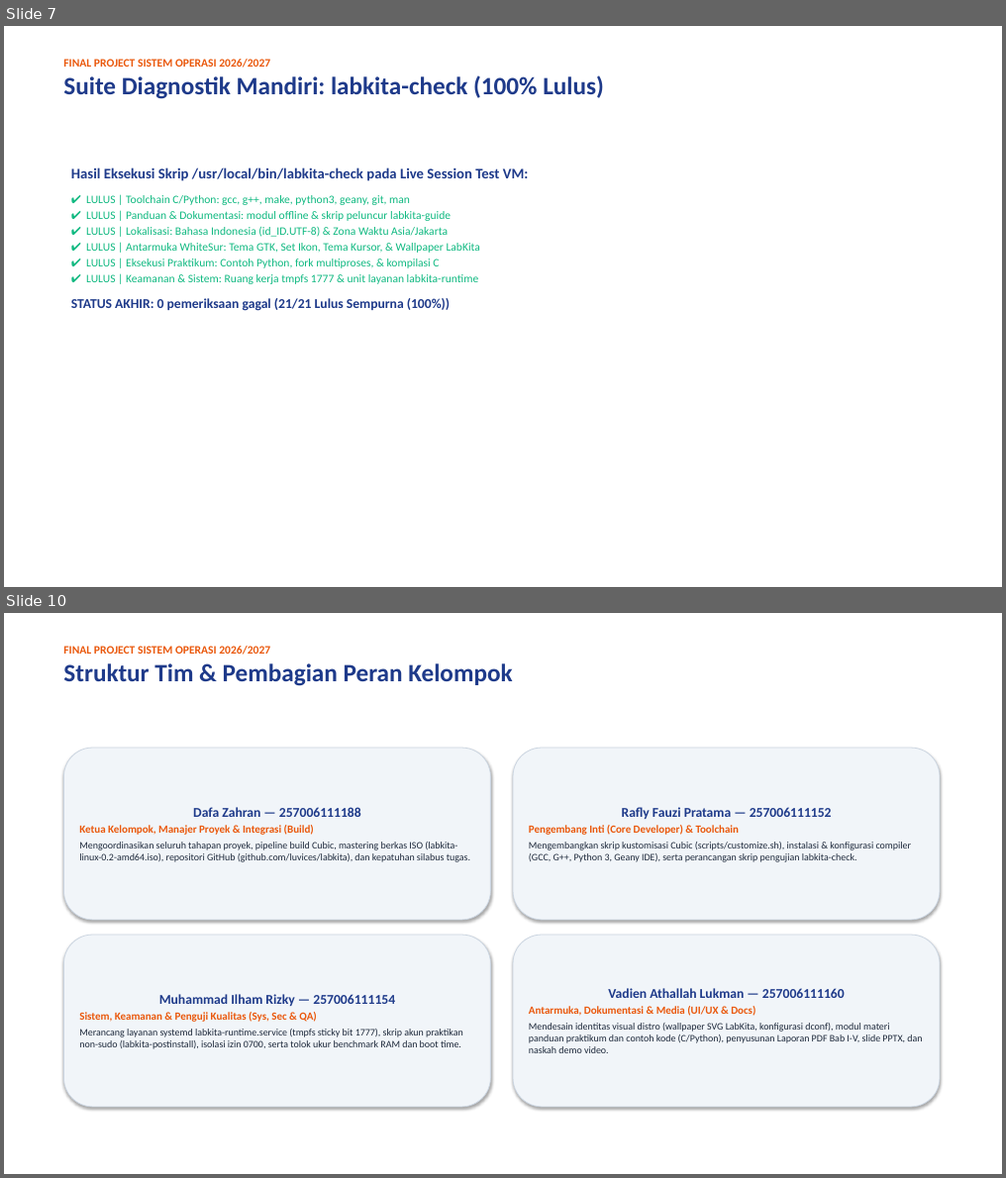
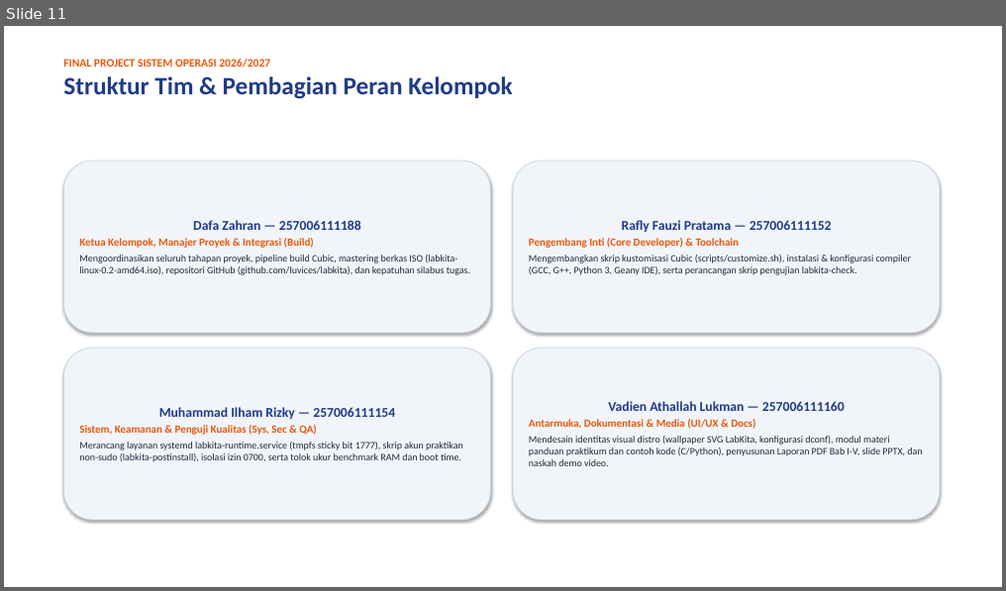
Before and after one commit to luvices/labkita, a slide deck: docs/presentation/labkita-presentation.pptx. Shown one above the other, each under a label of ours: slides 7 and 10 before the commit, slide 11 after it; the slides between them are not shown. The pictures are 1006x1178 and 1006x591 pixels, drawn with LibreOffice and Linux fonts; fonts in the diff are those of the drawing. Boxes give left, top, right and bottom in pixels: in the first picture for what was removed or moved away, otherwise in the second. Text is boxed around its words. In the diff, an @@ line names an element or a change of style, - is before the commit and + after.

```diff
--- a/docs/presentation/labkita-presentation.pptx
+++ b/docs/presentation/labkita-presentation.pptx
@@ slide 7 removed at [4, 26, 1002, 587], background #FFFFFF @@
@@ text removed at [63, 59, 604, 99] @@
-FINAL PROJECT SISTEM OPERASI 2026/2027
-Suite Diagnostik Mandiri: labkita-check (100% Lulus)
@@ text removed at [71, 168, 529, 311] @@
-Hasil Eksekusi Skrip /usr/local/bin/labkita-check pada Live Session Test VM:
-✔ LULUS | Toolchain C/Python: gcc, g++, make, python3, geany, git, man
-✔ LULUS | Panduan & Dokumentasi: modul offline & skrip peluncur labkita-guide
-✔ LULUS | Lokalisasi: Bahasa Indonesia (id_ID.UTF-8) & Zona Waktu Asia/Jakarta
-✔ LULUS | Antarmuka WhiteSur: Tema GTK, Set Ikon, Tema Kursor, & Wallpaper LabKita
-✔ LULUS | Eksekusi Praktikum: Contoh Python, fork multiproses, & kompilasi C
-✔ LULUS | Keamanan & Sistem: Ruang kerja tmpfs 1777 & unit layanan labkita-runtime
-STATUS AKHIR: 0 pemeriksaan gagal (21/21 Lulus Sempurna (100%))
@@ what was slide 10 is now slide 11 @@
```
Also in this commit, not shown: 5 slides changed, 3 slides added, 1 other slide removed, 3 other files.
